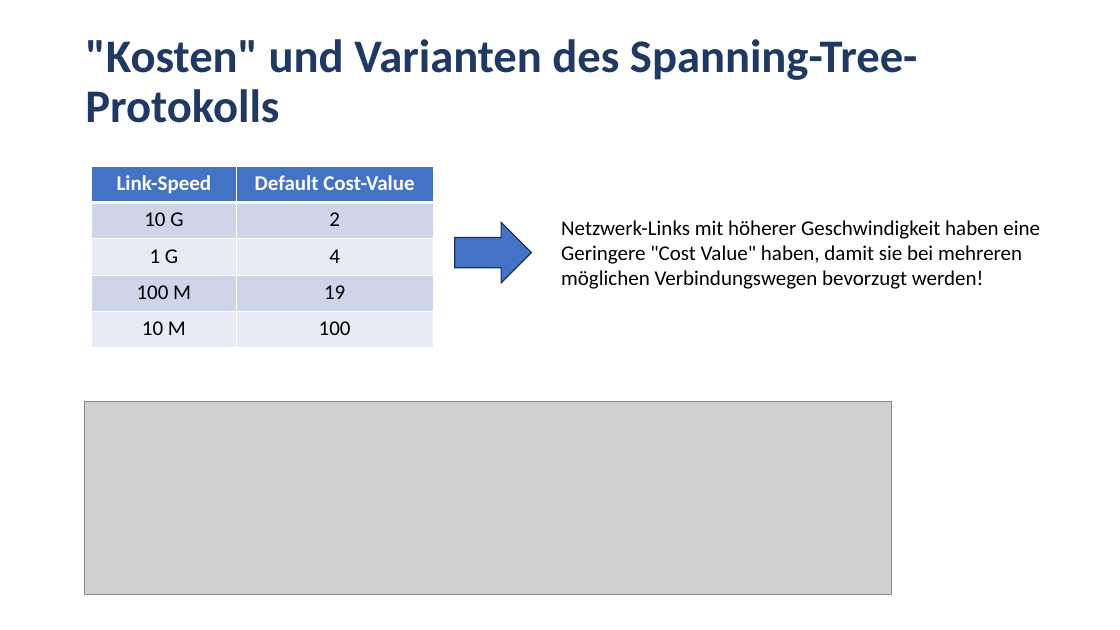
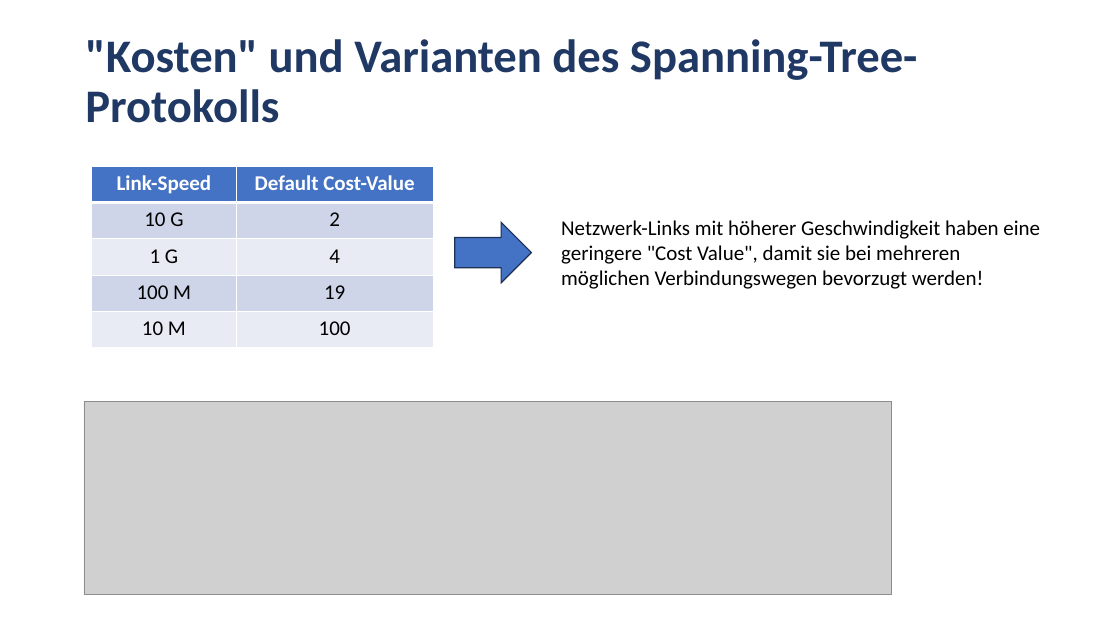
Before and after one commit to MickyRoth/Presentations, a slide deck: slide 28 of Cisco IOS.pptx. Drawn at 1120x630 pixels with LibreOffice and Linux fonts; fonts in the diff are those of the drawing; grey boxes stand for pictures; background and template pictures are left out. Boxes give left, top, right and bottom in pixels: in the first picture for what was removed or moved away, otherwise in the second. Text is boxed around its words. In the diff, an @@ line names an element or a change of style, - is before the commit and + after.

Commit message:
Korrektur

```diff
--- a/Cisco IOS.pptx
+++ b/Cisco IOS.pptx
@@ text at <box>561,245,960,264</box>: text changed @@
-Geringere "Cost Value" haben, damit sie bei mehreren
+geringere "Cost Value", damit sie bei mehreren
```
